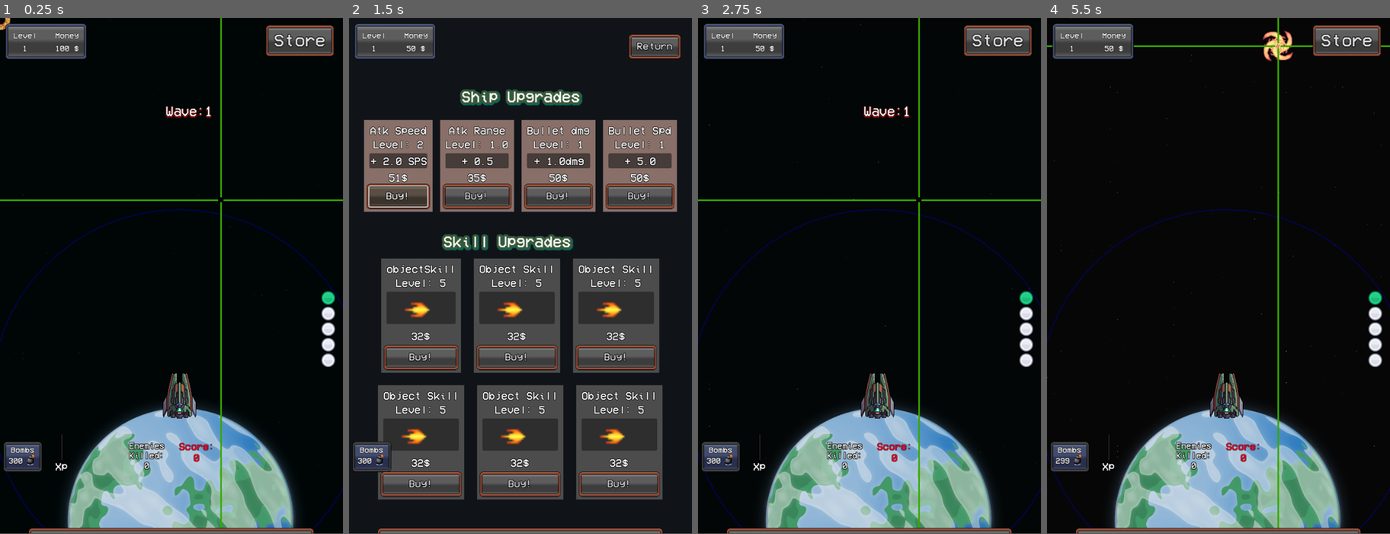
Above: before the commit, frames 1-4 (left to right).
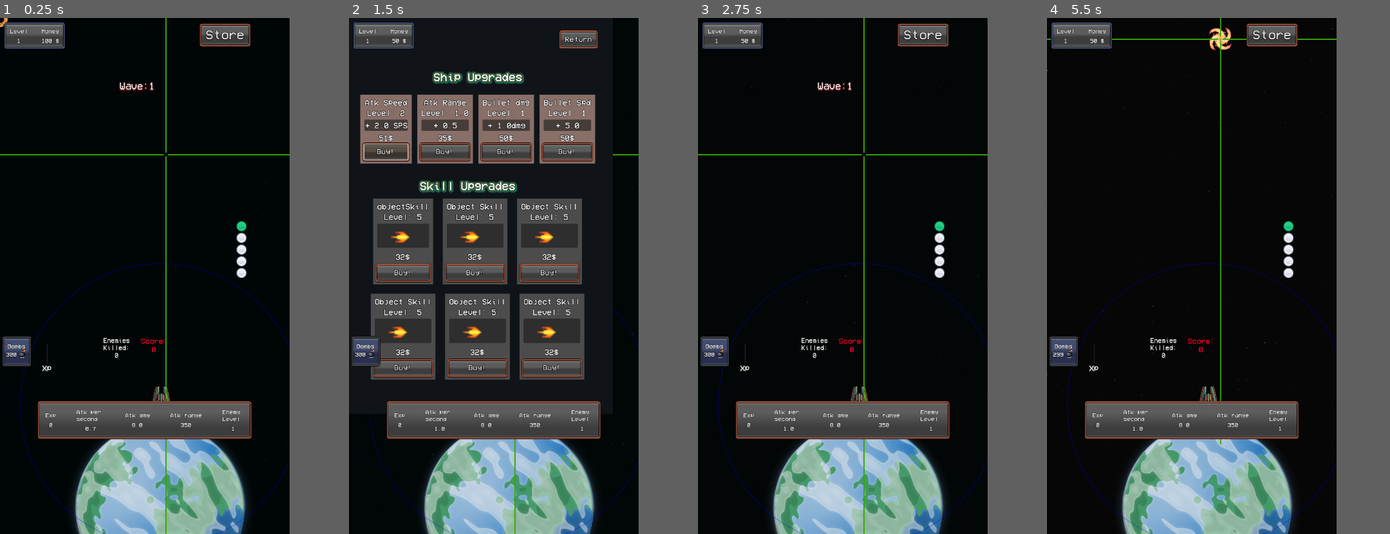
Above: after the commit, the same moments.

Repository: MauroCastro1705/mini_auto_battler
Game: Godot game, scene res://test/test-scene.tscn
Two runs of this game, one before a commit and one after it. Both use one fixed random seed, a clock stepped at 60 frames per second and the inputs below. Before the commit the project has no main scene; this scene is started directly in both runs.
Inputs (mouse positions are in pixels of both pictures, inside the frame that each line leads up to):
- Up to frame 1 (0.25 s): no input
- Up to frame 2 (1.5 s): click "Store" at 0.5 s; click "Buy!" at 1.25 s
- Up to frame 3 (2.75 s): click "Return" at 2 s
- Up to frame 4 (5.5 s): tap Enter at 2.75 s; move the mouse to (1293, 250) at 2.77 s; hold W (arriba) 2.78-3.5 s; tap D (der) at 2.85 s; click (1293, 250) at 2.92 s; drag from (1149, 301) to (1225, 399) at 3.52 s; move the mouse to (1252, 162) at 4.27 s; hold W (arriba) 4.28-5 s; tap O at 4.35 s; tap Space (shoot) at 5 s; drag from (1201, 379) to (1276, 43) at 5.02 s
In our replay, the window is 533x799 before the commit and 450x800 after it. These sizes can differ from the game's own. Grey fills any space a smaller window leaves; there, only what the larger window draws over its background counts as a difference.

The runs differ from the first frame. In frame 1, 21% of the frame differs, in the area x 0-100%, y 0-100%; in frame 2, 59%, in the area x 0-97%, y 0-100%; in frame 3, 20%; in frame 4, 20%.

Commit message:
screen size ajuste

Diff:
--- a/project.godot
+++ b/project.godot
@@ -11,6 +11,7 @@
 [application]
 
 config/name="mini_battler"
+run/main_scene="uid://cauvt5eegmfco"
 config/features=PackedStringArray("4.4", "GL Compatibility")
 config/icon="res://icon.svg"
 
@@ -22,8 +23,11 @@
 
 [display]
 
-window/size/viewport_width=640
-window/size/viewport_height=960
+window/size/viewport_width=720
+window/size/viewport_height=1280
+window/stretch/mode="viewport"
+window/stretch/scale_mode="integer"
+window/handheld/orientation=1
 
 [editor_plugins]
 
--- a/test/test-scene.tscn
+++ b/test/test-scene.tscn
@@ -41,27 +41,27 @@
 [node name="Test-scene" type="Node2D"]
 
 [node name="ColorRect" type="ColorRect" parent="."]
-offset_right = 656.0
-offset_bottom = 984.0
+offset_right = 738.0
+offset_bottom = 1298.0
 mouse_filter = 2
 color = Color(0, 0, 0, 1)
 metadata/_edit_lock_ = true
 
 [node name="ColorRect2" type="ColorRect" parent="."]
 material = SubResource("ShaderMaterial_ehe6g")
-offset_right = 656.0
-offset_bottom = 984.0
+offset_right = 731.0
+offset_bottom = 1298.0
 mouse_filter = 2
 color = Color(0, 0, 0, 1)
 metadata/_edit_lock_ = true
 
 [node name="Sprite2D" type="Sprite2D" parent="."]
-position = Vector2(337, 937)
+position = Vector2(398, 1215)
 scale = Vector2(0.410937, 0.410937)
 texture = ExtResource("1_b3u66")
 
 [node name="Player" parent="." instance=ExtResource("1_5d1lj")]
-position = Vector2(334, 707)
+position = Vector2(400, 959)
 rotation = -1.57079
 
 [node name="focal_point" type="Marker2D" parent="."]
@@ -83,10 +83,8 @@
 metadata/_edit_lock_ = true
 
 [node name="WaveControl" parent="CanvasLayer" instance=ExtResource("16_pd52j")]
-offset_left = 12.0
-offset_top = 8.0
-offset_right = 12.0
-offset_bottom = 8.0
+offset_top = 3.0
+offset_bottom = 3.0
 
 [node name="ExpBar" parent="CanvasLayer" instance=ExtResource("10_3wmdq")]
 anchor_left = 0.027
Not shown, added: asdasd.zip
